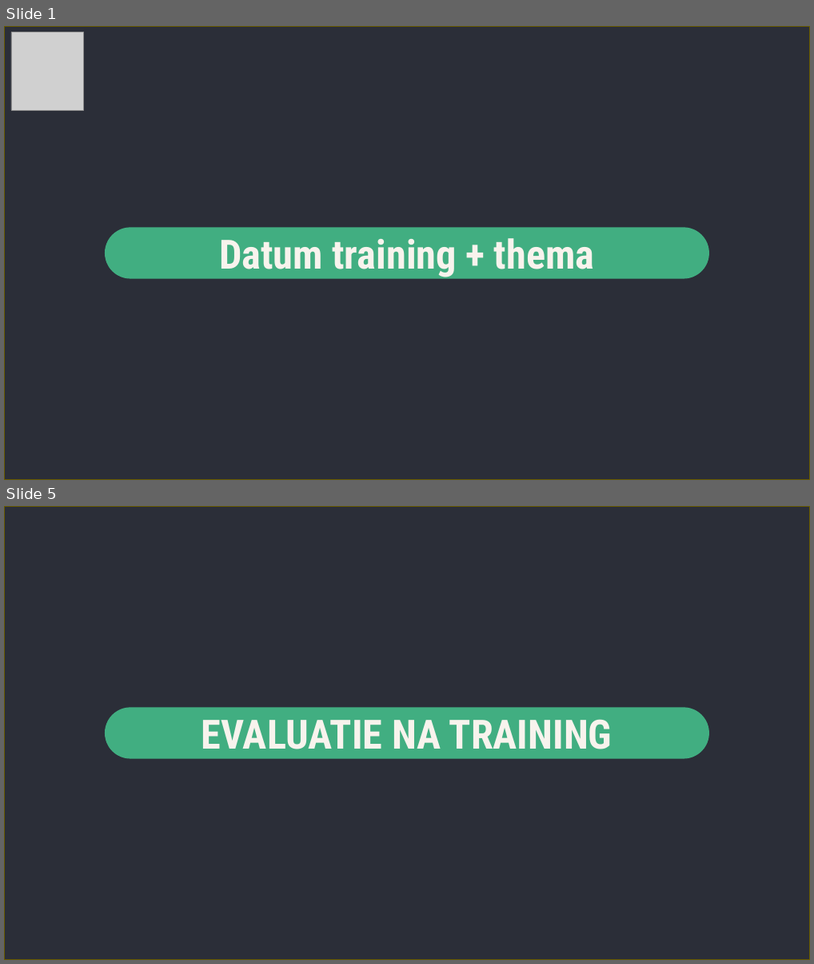
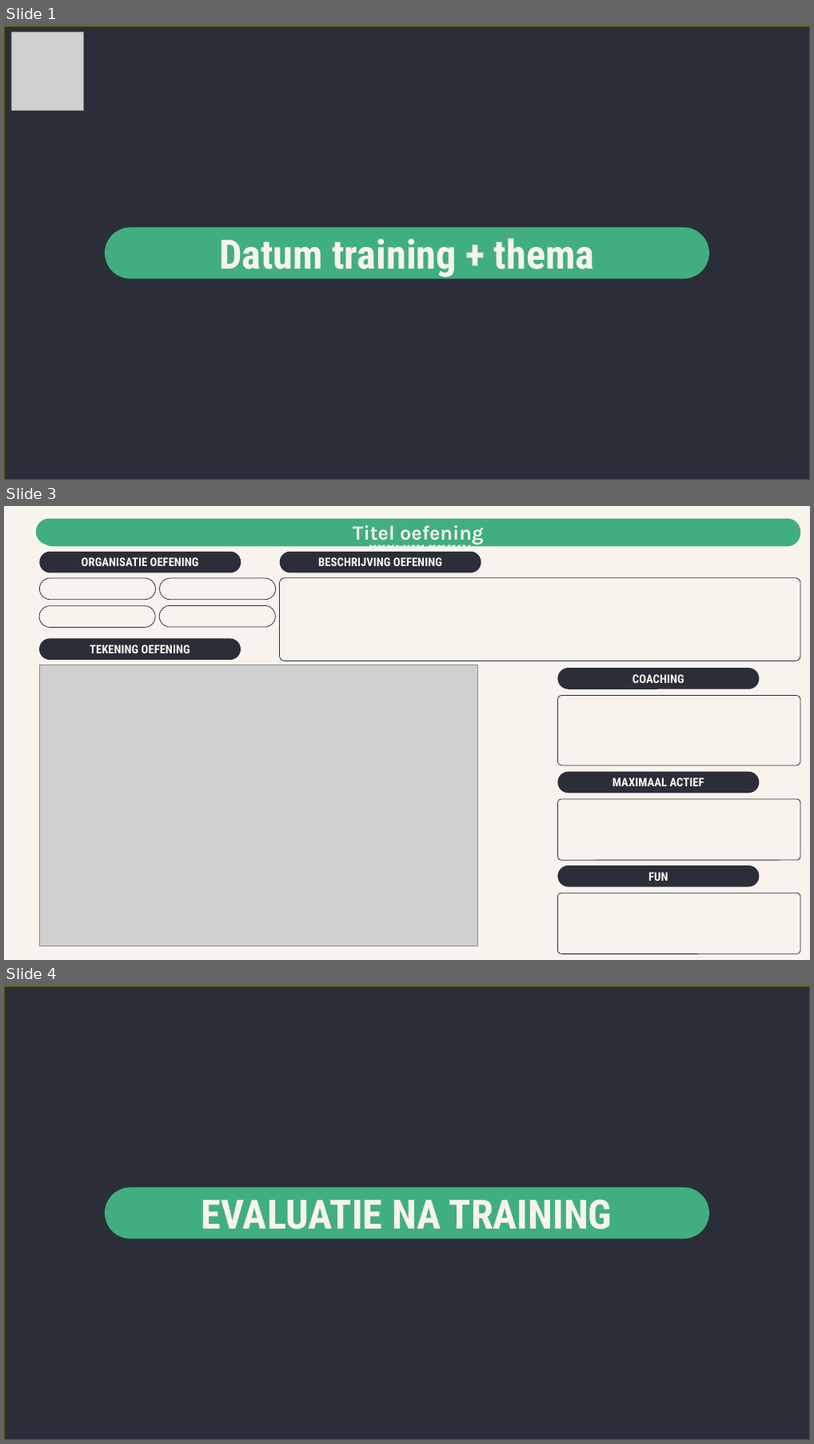
Before and after one commit to trosaurus/kfclennik, a slide deck: backend/assets/templates/training-kfc-template.pptx. Shown one above the other, each under a label of ours: slides 1 and 5 before the commit, slides 1, 3 and 4 after it; the slides between them are not shown. The pictures are 814x964 and 814x1444 pixels, drawn with LibreOffice and Linux fonts; fonts in the diff are those of the drawing; grey boxes stand for pictures; background and template pictures are left out. Boxes give left, top, right and bottom in pixels: in the first picture for what was removed or moved away, otherwise in the second. Text is boxed around its words. In the diff, an @@ line names an element or a change of style, - is before the commit and + after.

```diff
--- a/backend/assets/templates/training-kfc-template.pptx
+++ b/backend/assets/templates/training-kfc-template.pptx
@@ slide 3 added at (4,506,810,960), background picture (left out) @@
@@ rounded rectangle added at (36,519,802,545), fill #41AE81, 24 pt, text #F8F3ED, bold @@
+Titel oefening
@@ rounded rectangle added at (40,520,802,547), fill #41AE81, 18 pt, text #F8F3ED, bold @@
+KIES JE TEKENFIGUUR EN VUL HIER HET TRAININGSONDERDEEL IN (OPWARMING, WEDSTRIJDVORM, TUSSENVORM, COOLING DOWN)
@@ rounded rectangle added at (40,552,241,572), fill #2B2E38, 14 pt, text #F8F3ED, bold @@
+ORGANISATIE OEFENING
@@ rounded rectangle added at (280,552,482,572), fill #2B2E38, 14 pt, text #F8F3ED, bold @@
+BESCHRIJVING OEFENING
@@ rounded rectangle added at (39,639,241,660), fill #2B2E38, 14 pt, text #F8F3ED, bold @@
+TEKENING OEFENING
@@ picture added at (39,664,478,945) @@
@@ rounded rectangle added at (558,668,759,688), fill #2B2E38, 14 pt, text #F8F3ED, bold @@
+COACHING
@@ rounded rectangle added at (558,772,759,792), fill #2B2E38, 14 pt, text #F8F3ED, bold @@
+MAXIMAAL ACTIEF
@@ rounded rectangle added at (558,865,759,887), fill #2B2E38, 14 pt, text #F8F3ED, bold @@
+FUN
@@ what was slide 5 is now slide 4 @@
```
Also in this commit, not shown: 1 slide changed, 2 slides removed, 7 other files.
